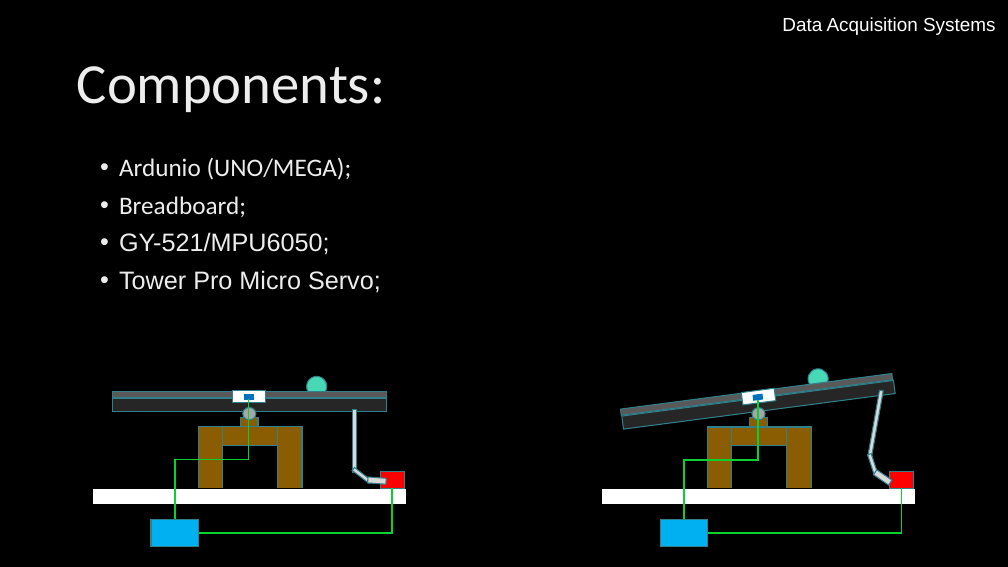
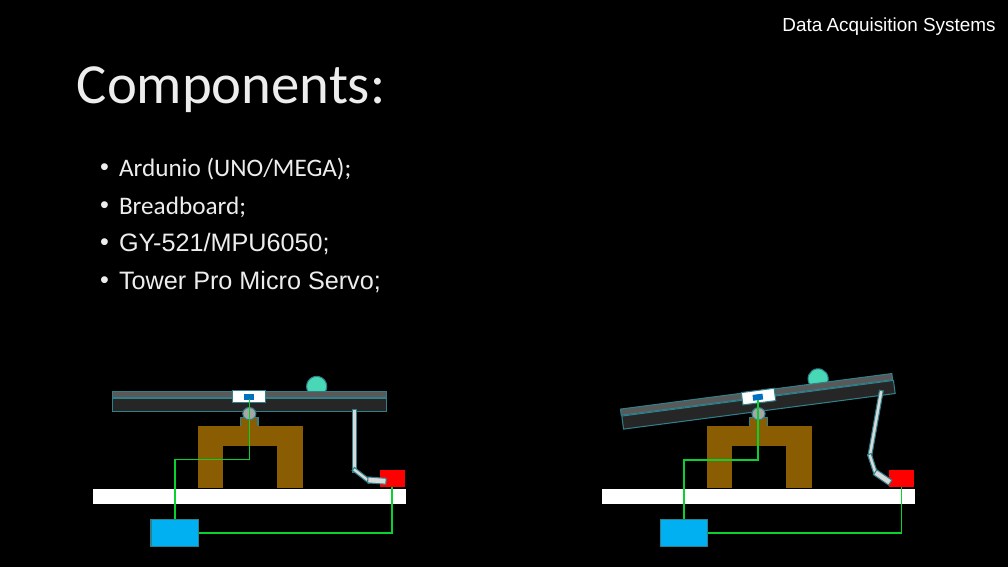
Before and after one commit to meft-sad/Balance_Control_of_a_Ball, a slide deck: slide 3 of Presentation/Graico plano SAD.pptx. Drawn at 1008x567 pixels with LibreOffice and Linux fonts; fonts in the diff are those of the drawing; background and template pictures are left out. Boxes give left, top, right and bottom in pixels: in the first picture for what was removed or moved away, otherwise in the second. Text is boxed around its words. In the diff, an @@ line names an element or a change of style, - is before the commit and + after.

```diff
--- a/Presentation/Graico plano SAD.pptx
+++ b/Presentation/Graico plano SAD.pptx
@@ elbow line (250, 399) - (175, 520): route changed @@
@@ outline #30818C 1 pt to #8A5D02 1 pt in 6 elements at (199,427,302,446), (199,427,223,488), (278,427,302,488), (708,427,811,446), (708,427,732,488), (787,427,811,488) @@
@@ rectangle at (380,470,405,487): outline #30818C 1 pt to #FF0000 1 pt @@
@@ rectangle at (889,470,913,487): outline #30818C 1 pt to #FF0000 1 pt @@
```
Also in this commit, not shown: 1 other slide changed.
